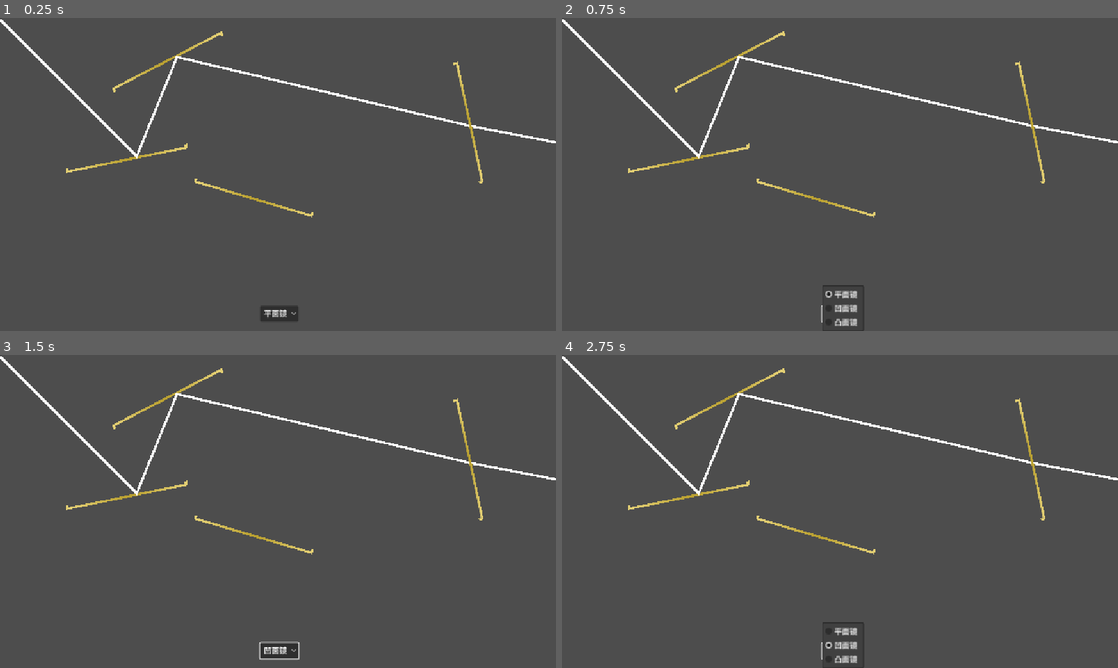
Above: before the commit, frames 1-4 (two rows, left to right).
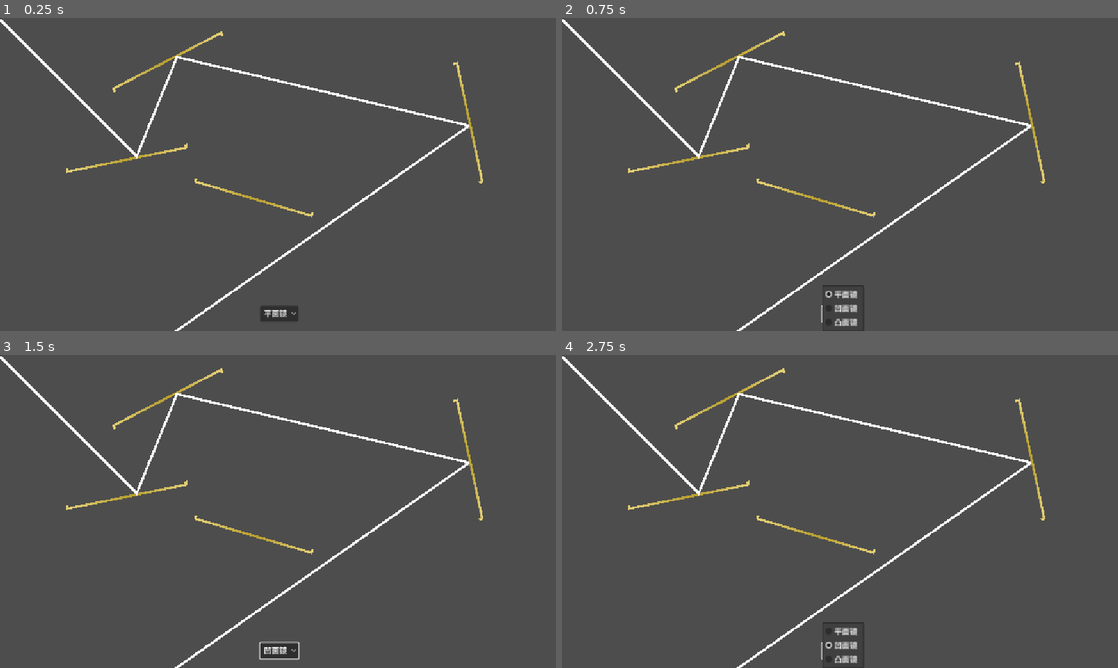
Above: after the commit, the same moments.

Repository: ChickenPige0n/re-flection
Game: Godot game, scene res://scenes/main_game.tscn
The game is run twice, just before and just after one commit, with the same random seed, the same clock (stepped at 60 frames per second) and the same inputs.
Inputs:
- Up to frame 1 (0.25 s): no input
- Up to frame 2 (0.75 s): click "平面镜" at 0.5 s
- Up to frame 3 (1.5 s): click "平面镜" at 1.25 s
- Up to frame 4 (2.75 s): click "凹面镜" at 2 s

The runs differ from the first frame. In frame 1, 0.6% of the frame differs, in the area x 31-100%, y 27-100%; in frame 2, 0.6%; in frame 3, 0.6%; in frame 4, 0.6%.

Commit message:
feat: generalize convex to lens

Diff:
--- a/scripts/convex.gd
+++ b/scripts/convex.gd
@@ -6,32 +6,42 @@
 var focus:float = 128.0
 
 
-func get_light_forward(intersection: Vector2, light_direction: Vector2):
+func calculate_light_direction(intersection: Vector2, light_direction: Vector2) -> Vector2:
+    # 计算光线与透镜的交点到透镜中心的距离
+    var distance_to_center = intersection.distance_to(position)
 
-	var a = intersection.distance_to(position)
-	var light_rotation = light_direction.angle()
+    # 计算入射光方向与透镜轴之间的夹角
+    var light_angle = light_direction.angle()
+    var lens_angle = rotation  # 直接使用rotation而不是额外计算
+    var incident_angle = light_angle - lens_angle
 
-	var self_rotation = Vector2.from_angle(rotation).angle()
-	# var self_rotation = position.angle_to(intersection)
+    # 当光线几乎平行于透镜轴时，不发生折射
+    if abs(sin(incident_angle)) < 0.001:
+        return light_direction
 
+    # 确定透镜类型和焦距的绝对值
+    var is_convex = focus > 0
+    var abs_focus = abs(focus)
 
-	var alpha = light_rotation - self_rotation
+    # 计算光路参数
+    var focus_sine_ratio = abs_focus / sin(incident_angle)
+    var third_side = sqrt(distance_to_center*distance_to_center + focus_sine_ratio*focus_sine_ratio
+                         - 2*distance_to_center*focus_sine_ratio*cos(incident_angle))
+    var base_angle = acos((focus_sine_ratio*focus_sine_ratio + third_side*third_side - distance_to_center*distance_to_center)
+                         / (2*focus_sine_ratio*third_side))
 
-	var b = focus / sin(alpha)
+    # 根据透镜类型确定基础偏转角度
+    var deflection_angle = base_angle if is_convex else -base_angle
 
-	var c = sqrt(a*a + b*b - 2*a*b*cos(alpha))
+    # 计算基准角度（从透镜位置到交点的方向）
+    var reference_angle = intersection.angle_to_point(position)
 
-	var delta = acos((b*b + c*c - a*a) / (2*b*c))
+    # 整合透镜类型判断逻辑
+    var angle_diff1 = abs(light_angle + deflection_angle - reference_angle)
+    var angle_diff2 = abs(light_angle - deflection_angle - reference_angle)
+    if (is_convex && angle_diff1 > angle_diff2) || (!is_convex && angle_diff1 < angle_diff2):
+        deflection_angle = -deflection_angle
 
-	# print(delta)
-
-	delta = min(delta, PI - delta)
-	var standard = intersection.angle_to_point(position)
-
-	print(standard)
-
-	if(abs(light_rotation + delta - standard) > abs(light_rotation - delta - standard)):
-		delta = -delta
-
-	# print(direction)
-	return light_direction.rotated(delta)
+    # 计算透镜法线向量
+    var lens_normal = Vector2.from_angle(rotation + PI/2).normalized()
+    return light_direction.rotated(deflection_angle).bounce(lens_normal)
--- a/scripts/intersectable.gd
+++ b/scripts/intersectable.gd
@@ -6,7 +6,7 @@
 @export var movable: bool = true
 @export var rotatable: bool = true
 
-func get_light_forward(intersection: Vector2 ,light_direction: Vector2):
+func calculate_light_direction(_intersection: Vector2 ,_light_direction: Vector2):
 	return Vector2.ZERO
 
 
@@ -41,13 +41,3 @@
 	if ua < 0 or ua > 1 or ub < 0 or ub > 1:
 		return null # Intersection is outside the segments
 	return line1_start + ua * (line1_end - line1_start)
-
-func is_point_on_line(point: Vector2, line_start: Vector2, line_end: Vector2) -> bool:
-	# Check if a point is on the line segment defined by line_start and line_end
-	var cross_product = (point - line_start).cross(line_end - line_start)
-	if abs(cross_product) > 0.001: # Tolerance for floating point precision
-		return false
-	var dot_product = (point - line_start).dot(line_end - line_start)
-	if dot_product < 0 or dot_product > (line_end - line_start).length_squared():
-		return false
-	return true
--- a/scripts/light.gd
+++ b/scripts/light.gd
@@ -41,7 +41,7 @@
 		if closest_component:
 			self.add_point(closest_component_point)
 			now_position = closest_component_point
-			now_direction = closest_component.get_light_forward(closest_component_point, now_direction)
+			now_direction = closest_component.calculate_light_direction(closest_component_point, now_direction)
 			reflection_count += 1
 		else:
 			# No more intersections found
--- a/scripts/mirror.gd
+++ b/scripts/mirror.gd
@@ -3,6 +3,6 @@
 extends "intersectable.gd"
 # extends Sprite2D
 
-func get_light_forward(intersection: Vector2 ,light_direction: Vector2):
+func calculate_light_direction(_intersection: Vector2 ,light_direction: Vector2):
 	var direction = get_direction_xy()
 	return light_direction.bounce(Vector2(-direction.y, direction.x).normalized())
